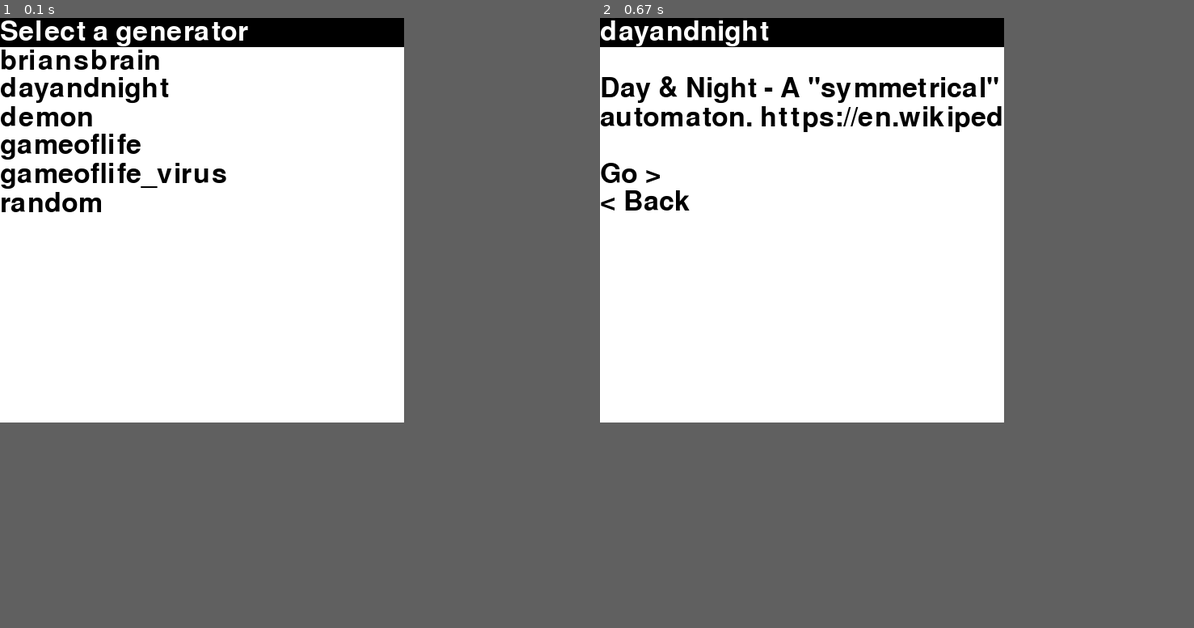
Above: before the commit, frames 1-2 (left to right).
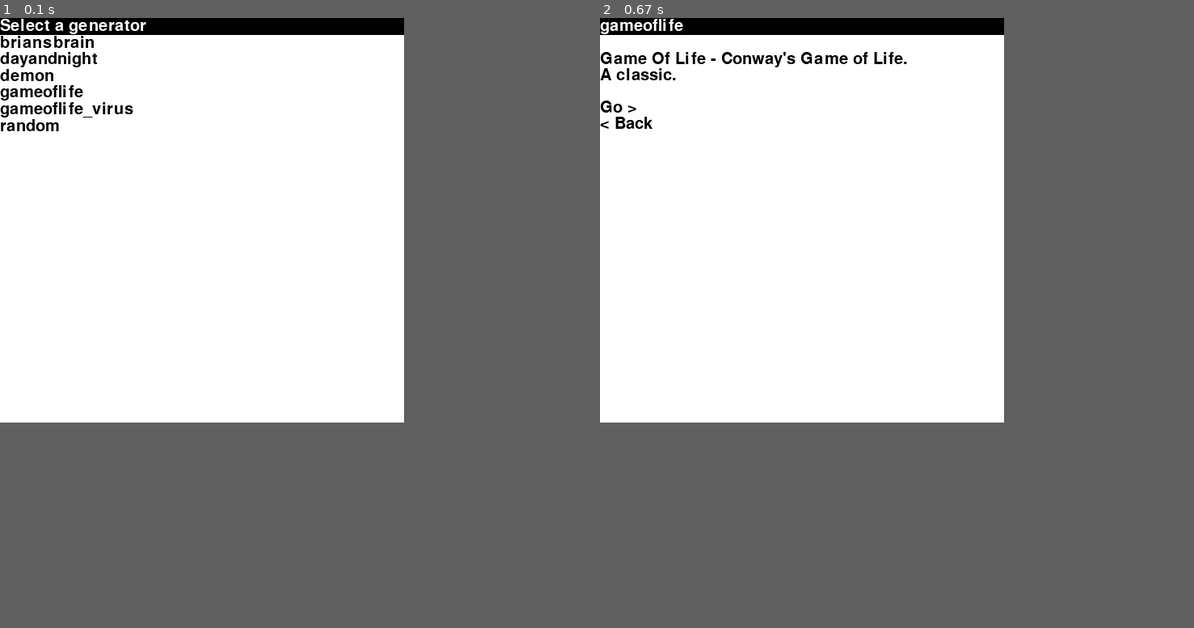
Above: after the commit, the same moments.

Repository: sillypantscoder/pygame_gameoflife
Game: pygame game, started from main.py
Two runs of this game, one before a commit and one after it. Both use one fixed random seed, a clock stepped at 60 frames per second and the inputs below.
Inputs (mouse positions are in pixels of both pictures, inside the frame that each line leads up to):
- Up to frame 1 (0.1 s): no input
- Up to frame 2 (0.67 s): press the mouse at (801, 109) at 0.37 s; move the mouse to (843, 103) at 0.47 s; release the mouse at (891, 97) at 0.6 s

The runs differ from the first frame. In frame 1, 4.3% of the frame differs, in the area x 0-69%, y 0-32%; in frame 2, 4.5%.

Commit message:
Oops
Text size is too large to see

Diff:
--- a/main.py
+++ b/main.py
@@ -160,7 +160,7 @@
 def insideBoard(x: int, y: int) -> bool: return x >= 0 and x < BOARDSIZE[0] and y >= 0 and y < BOARDSIZE[1]
 SCREENSIZE = [BOARDSIZE[0] * CELLSIZE, (BOARDSIZE[1] * CELLSIZE) + FONTHEIGHT]
 screen = pygame.display.set_mode((500, 500), pygame.RESIZABLE)
-ui.init(screen, pygame.font.SysFont(pygame.font.get_default_font(), 50))
+ui.init(screen, pygame.font.SysFont(pygame.font.get_default_font(), 30))
 v = importlib.import_module("generators." + selectgenerator())
 COLORS, STATES, RANDSTATES = v.COLORS, v.STATES, v.RANDSTATES
 screen = pygame.display.set_mode(SCREENSIZE, pygame.RESIZABLE)
